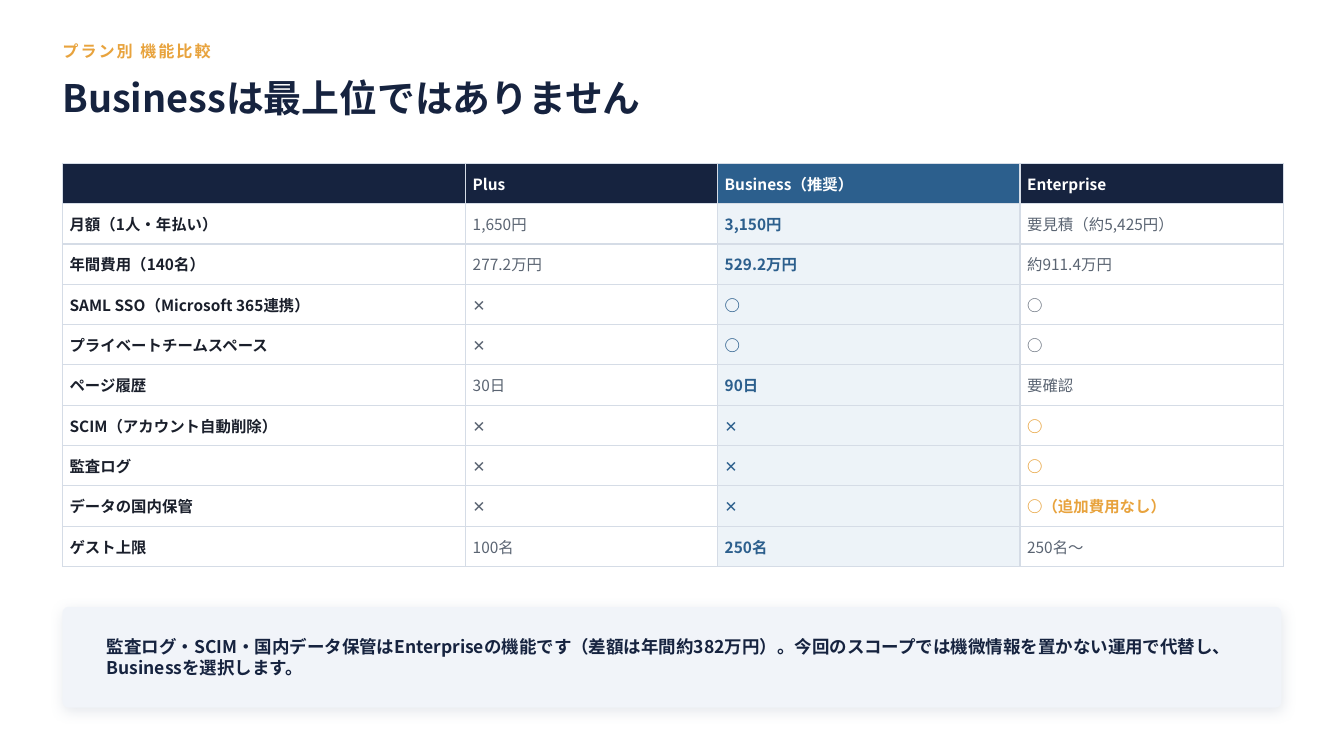
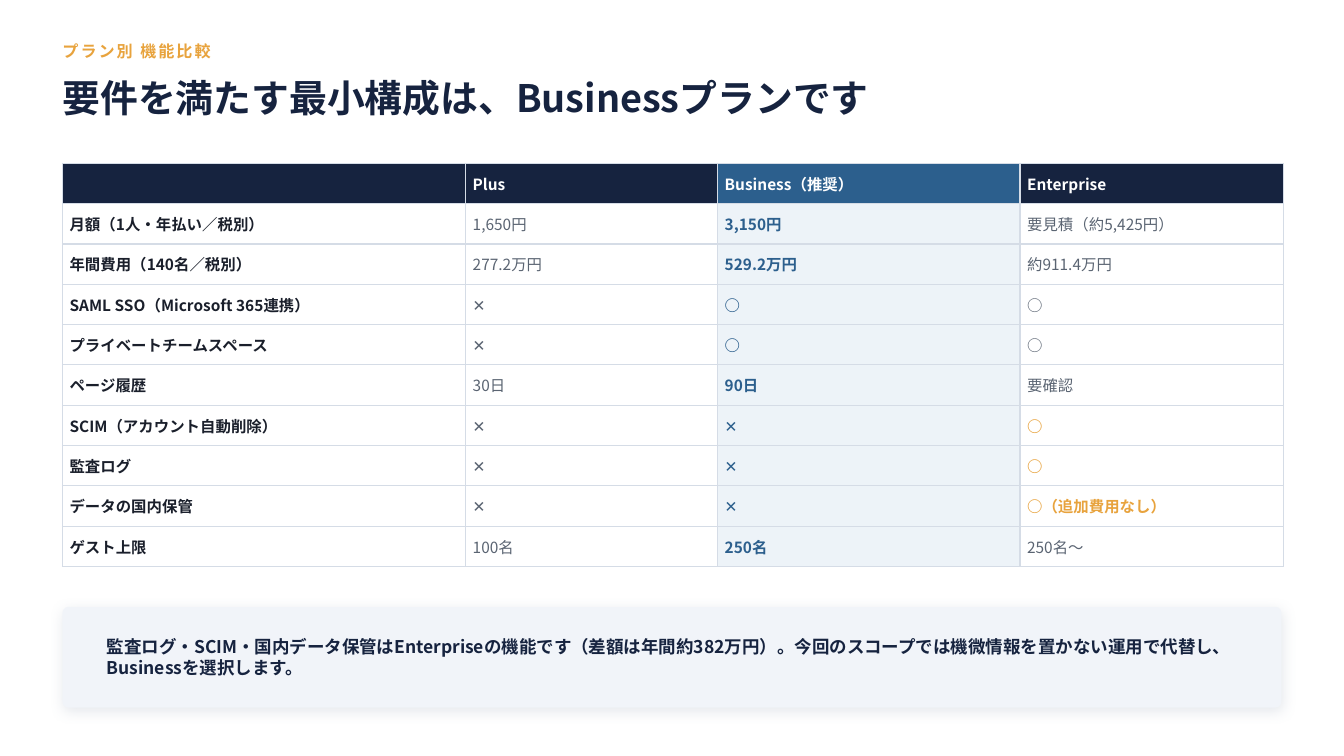
Before and after one commit to nii-d/claude-test, a slide deck: slide 19 of slides/notion-proposal.pptx. Drawn at 1344x756 pixels with LibreOffice and Linux fonts; fonts in the diff are those of the drawing. Boxes give left, top, right and bottom in pixels: in the first picture for what was removed or moved away, otherwise in the second. Text is boxed around its words. In the diff, an @@ line names an element or a change of style, - is before the commit and + after.

```diff
--- a/slides/notion-proposal.pptx
+++ b/slides/notion-proposal.pptx
@@ text at [62,79,868,116]: text changed @@
-Businessは最上位ではありません
+要件を満たす最小構成は、Businessプランです
@@ table at [63,163,1284,559] @@
-row 2, column 1: 月額（1人・年払い）
+row 2, column 1: 月額（1人・年払い／税別）
-row 3, column 1: 年間費用（140名）
+row 3, column 1: 年間費用（140名／税別）
```
Also in this commit, not shown: 8 other slides changed, 3 other files.
